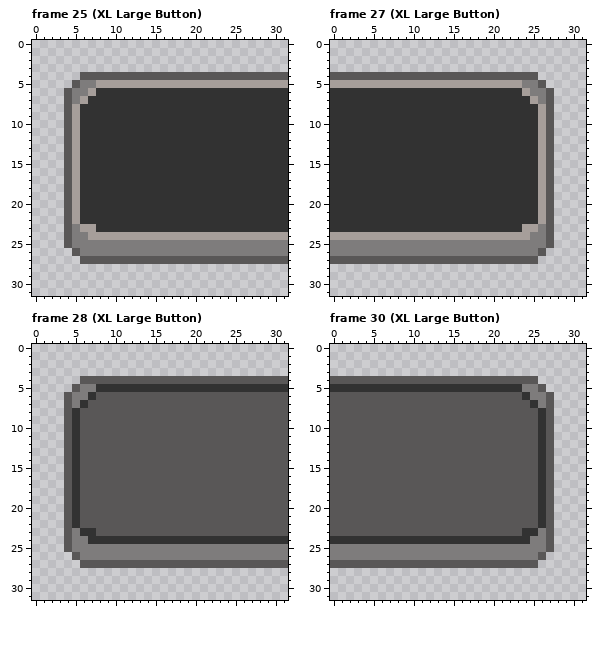
Edited in one commit: pixel-art file (assets/ui/guiPlates.aseprite). The picture above is the old version.
32x32 pixels, 36 frames. Colours within 5 levels of each other are drawn and written as one. Shown: frame 25 (XL Large Button), frame 27 (XL Large Button), frame 28 (XL Large Button), frame 30 (XL Large Button).
After the commit:
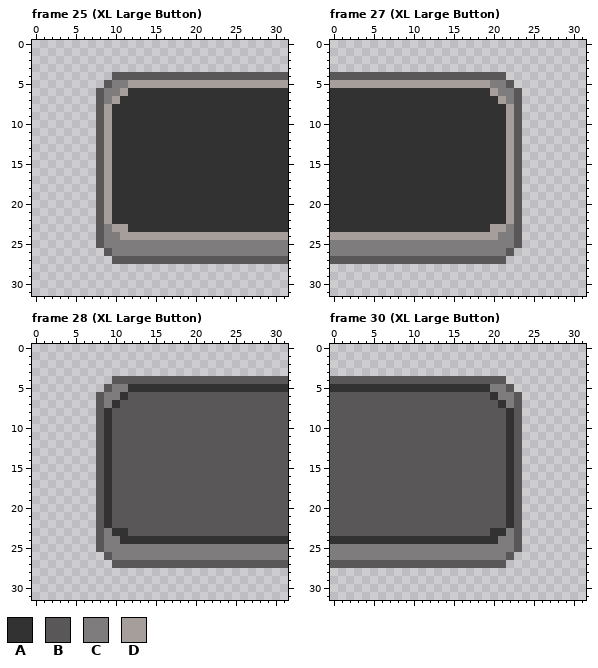
Palette (. is transparent): A #323232  B #595757  C #7e7c7c  D #a69e9a
Edits made:
Frame 25 (XL Large Button):
y 4: x 6..9 BBBB -> ....
y 5: x 5..11 BCCDDDD -> ....BCC
y 6: x 4..11 BCCDAAAA -> ....BCCD
y 7: x 4..10 BCDAAAA -> ....BCD
y 8..22: x 4..9 BDAAAA -> ....BD
y 23: x 4..11 BCDDAAAA -> ....BCDD
y 24: x 4..10 BCCDDDD -> ....BCC
y 25: x 4..8 BCCCC -> ....B
y 26: x 5..9 BCCCC -> ....B
y 27: x 6..9 BBBB -> ....
Frame 27 (XL Large Button):
y 4: x 22..25 BBBB -> ....
y 5: x 20..26 DDDDCCB -> CCB....
y 6: x 20..27 AAAADCCB -> DCCB....
y 7: x 21..27 AAAADCB -> DCB....
y 8..22: x 22..27 AAAADB -> DB....
y 23: x 20..27 AAAADDCB -> DDCB....
y 24: x 21..27 DDDDCCB -> CCB....
y 25: x 23..27 CCCCB -> B....
y 26: x 22..26 CCCCB -> B....
y 27: x 22..25 BBBB -> ....
Frame 28 (XL Large Button):
y 4: x 6..9 BBBB -> ....
y 5: x 5..11 BCCAAAA -> ....BCC
y 6: x 4..7 BCCA -> ....; x 9..11 BBB -> CCA
y 7: x 4..7 BCAB -> ....; x 9..10 BB -> CA
y 8..22: x 4..7 BABB -> ....; x 9 B -> A
y 23: x 4..7 BCAA -> ....; x 9..11 BBB -> CAA
y 24: x 4..10 BCCAAAA -> ....BCC
y 25: x 4..8 BCCCC -> ....B
y 26: x 5..9 BCCCC -> ....B
y 27: x 6..9 BBBB -> ....
Frame 30 (XL Large Button):
y 4: x 22..25 BBBB -> ....
y 5: x 20..26 AAAACCB -> CCB....
y 6: x 20..22 BBB -> ACC; x 24..27 ACCB -> ....
y 7: x 21..22 BB -> AC; x 24..27 BACB -> ....
y 8..22: x 22 B -> A; x 24..27 BBAB -> ....
y 23: x 20..22 BBB -> AAC; x 24..27 AACB -> ....
y 24: x 21..27 AAAACCB -> CCB....
y 25: x 23..27 CCCCB -> B....
y 26: x 22..26 CCCCB -> B....
y 27: x 22..25 BBBB -> ....
Where, in picture pixels (left, top, right, bottom), the same in both pictures:
changed: (64, 72, 128, 264)
changed: (490, 72, 554, 264)
changed: (64, 376, 128, 568)
changed: (490, 376, 554, 568)
